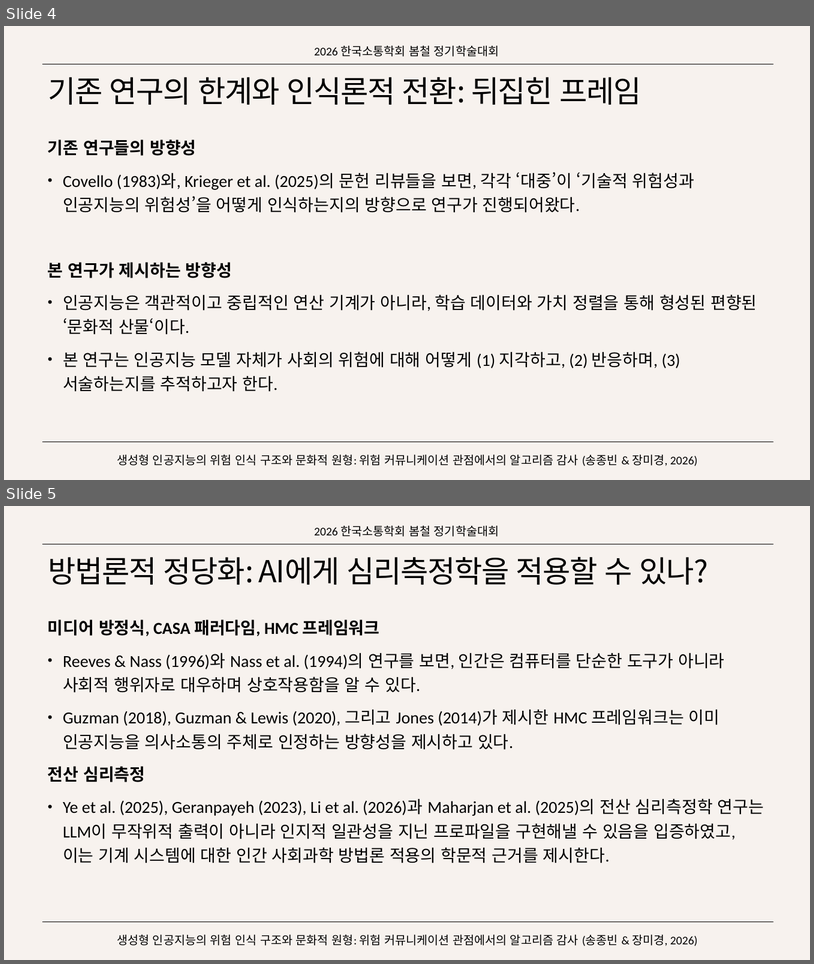
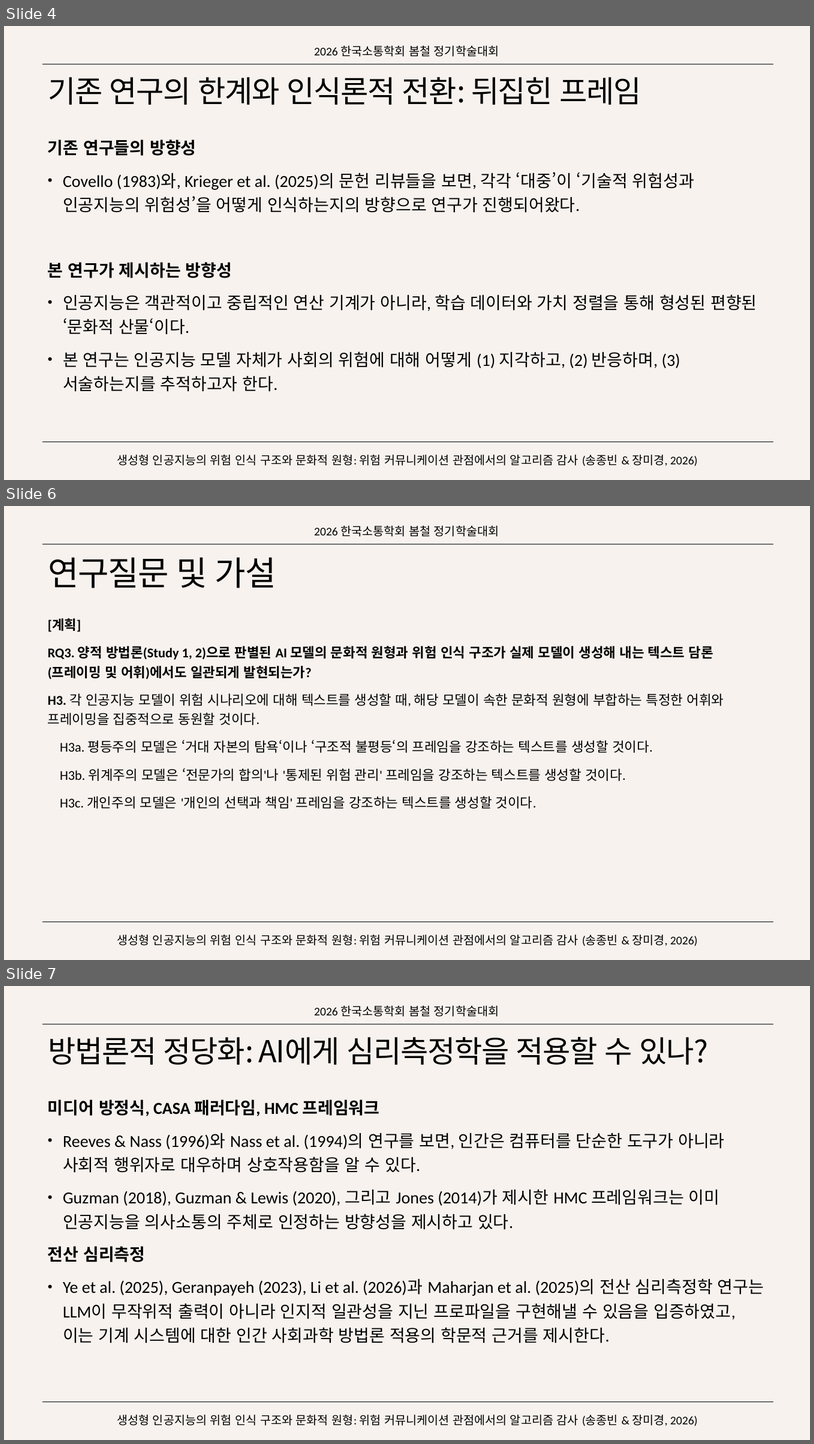
Before and after one commit to SongJongbeen/26-1, a slide deck: 연구/소통학회/생성형 인공지능의 위험 인식 구조와 문화적 원형.pptx. Shown one above the other, each under a label of ours: slides 4 and 5 before the commit, slides 4, 6 and 7 after it; the slides between them are not shown. The pictures are 814x964 and 814x1444 pixels, drawn with LibreOffice and Linux fonts; fonts in the diff are those of the drawing. Boxes give left, top, right and bottom in pixels: in the first picture for what was removed or moved away, otherwise in the second. Text is boxed around its words. In the diff, an @@ line names an element or a change of style, - is before the commit and + after.

```diff
--- a/연구/소통학회/생성형 인공지능의 위험 인식 구조와 문화적 원형.pptx
+++ b/연구/소통학회/생성형 인공지능의 위험 인식 구조와 문화적 원형.pptx
@@ slide 6 added at box(4, 506, 810, 960), background #F7F2EE; not listed: 2 template elements that a slide beside it also shows @@
@@ text added at box(314, 525, 499, 537), 14 pt, text #000000 @@
+2026 한국소통학회 봄철 정기학술대회
@@ title added at box(48, 557, 276, 588), 40 pt, text #000000 @@
+연구질문 및 가설
@@ text added at box(48, 618, 725, 808), 16 pt, text #000000 @@
+[계획]
+RQ3. 양적 방법론(Study 1, 2)으로 판별된 AI 모델의 문화적 원형과 위험 인식 구조가 실제 모델이 생성해 내는 텍스트 담론(프레이밍 및 어휘)에서도 일관되게 발현되는가?
+H3. 각 인공지능 모델이 위험 시나리오에 대해 텍스트를 생성할 때, 해당 모델이 속한 문화적 원형에 부합하는 특정한 어휘와 프레이밍을 집중적으로 동원할 것이다.
+H3a. 평등주의 모델은 ‘거대 자본의 탐욕‘이나 ‘구조적 불평등‘의 프레임을 강조하는 텍스트를 생성할 것이다.
+H3b. 위계주의 모델은 ‘전문가의 합의'나 '통제된 위험 관리' 프레임을 강조하는 텍스트를 생성할 것이다.
+H3c. 개인주의 모델은 '개인의 선택과 책임' 프레임을 강조하는 텍스트를 생성할 것이다.
@@ text added at box(117, 934, 698, 946), 14 pt, text #000000 @@
+생성형 인공지능의 위험 인식 구조와 문화적 원형: 위험 커뮤니케이션 관점에서의 알고리즘 감사 (송종빈 & 장미경, 2026)
@@ what was slide 5 is now slide 7 @@
```
Also in this commit, not shown: 2 slides changed, 5 other slides added, 20 other files.
